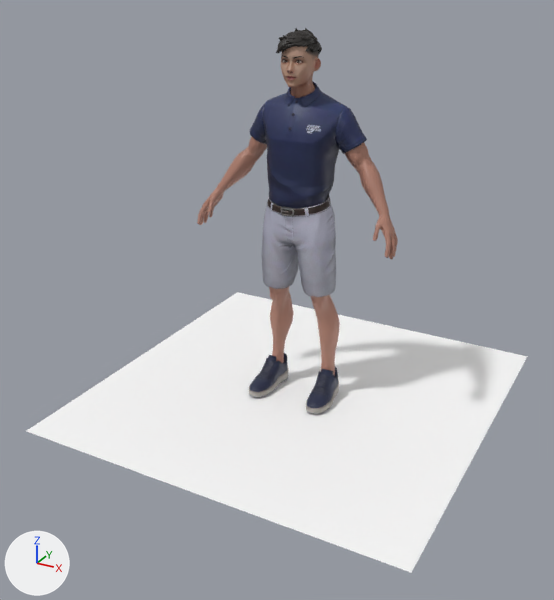
The FBX model ankle/adduction_demo.fbx, before and after one commit.
Both versions are drawn from a camera (50 mm lens) standing at (1.64, -3.23, 2.12) and looking at (-0.03, -0.18, 0.6). Lighting does not change. The marker at lower left points along +X, +Y and +Z. Where no turn or scale is listed for an object, it has been applied to the vertices.

Objects in the first picture: 'Plane', 'Wolf3D_Body', 'Wolf3D_Hair', 'Wolf3D_Head', 'Wolf3D_Outfit_Bottom', 'Wolf3D_Outfit_Footwear', 'Wolf3D_Outfit_Top'.
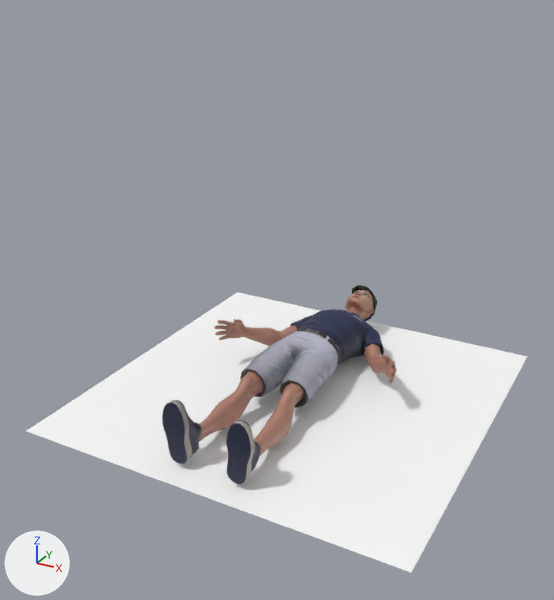
Diff of the bpy script that builds the scene:
```diff
--- a/ankle/adduction_demo.fbx.py
+++ b/ankle/adduction_demo.fbx.py
@@ ob_wolf3d_outfit_top @@
 ob_wolf3d_outfit_top = bpy.data.objects.new('Wolf3D_Outfit_Top', me_scene_007)
-ob_wolf3d_outfit_top.location = (0.0, 0.0, 0.0)
+ob_wolf3d_outfit_top.location = (0.0, -0.9, 0.15)
+ob_wolf3d_outfit_top.rotation_euler = (-1.571, 0.0000542, -0.0000508)  # degrees (-90, 0, -0)
@@ ob_wolf3d_head @@
 ob_wolf3d_head = bpy.data.objects.new('Wolf3D_Head', me_scene_004)
-ob_wolf3d_head.location = (0.0, 0.0, 0.0)
+ob_wolf3d_head.location = (0.0, -0.9, 0.15)
+ob_wolf3d_head.rotation_euler = (-1.571, 0.0000542, -0.0000508)  # degrees (-90, 0, -0)
@@ ob_wolf3d_hair @@
 ob_wolf3d_hair = bpy.data.objects.new('Wolf3D_Hair', me_scene_003)
-ob_wolf3d_hair.location = (0.0, 0.0, 0.0)
+ob_wolf3d_hair.location = (0.0, -0.9, 0.15)
+ob_wolf3d_hair.rotation_euler = (-1.571, 0.0000542, -0.0000508)  # degrees (-90, 0, -0)
@@ ob_wolf3d_outfit_footwear @@
 ob_wolf3d_outfit_footwear = bpy.data.objects.new('Wolf3D_Outfit_Footwear', me_scene_006)
-ob_wolf3d_outfit_footwear.location = (0.0, 0.0, 0.0)
+ob_wolf3d_outfit_footwear.location = (0.0, -0.9, 0.15)
+ob_wolf3d_outfit_footwear.rotation_euler = (-1.571, 0.0000542, -0.0000508)  # degrees (-90, 0, -0)
@@ ob_wolf3d_outfit_bottom @@
 ob_wolf3d_outfit_bottom = bpy.data.objects.new('Wolf3D_Outfit_Bottom', me_scene_005)
-ob_wolf3d_outfit_bottom.location = (0.0, 0.0, 0.0)
+ob_wolf3d_outfit_bottom.location = (0.0, -0.9, 0.15)
+ob_wolf3d_outfit_bottom.rotation_euler = (-1.571, 0.0000542, -0.0000508)  # degrees (-90, 0, -0)
@@ ob_wolf3d_body @@
 ob_wolf3d_body = bpy.data.objects.new('Wolf3D_Body', me_scene_002)
-ob_wolf3d_body.location = (0.0, 0.0, 0.0)
+ob_wolf3d_body.location = (0.0, -0.9, 0.15)
+ob_wolf3d_body.rotation_euler = (-1.571, 0.0000542, -0.0000508)  # degrees (-90, 0, -0)
```

Location of each change, (x1, y1, x2, y2) in pixels of the pictures (554 x 600 px):
'Wolf3D_Outfit_Top', moved, turned: before (249, 82, 367, 208); after (290, 309, 384, 365)
'Wolf3D_Body', moved, turned: before (197, 137, 398, 376); after (199, 319, 397, 457)
'Wolf3D_Outfit_Bottom', moved, turned: before (262, 194, 336, 297); after (240, 328, 339, 408)
'Wolf3D_Outfit_Footwear', moved, turned: before (249, 353, 339, 414); after (162, 400, 261, 484)
'Wolf3D_Head', moved, turned: before (281, 45, 321, 98); after (344, 290, 374, 320)
'Wolf3D_Hair', moved, turned: before (276, 28, 322, 54); after (351, 285, 377, 321)
